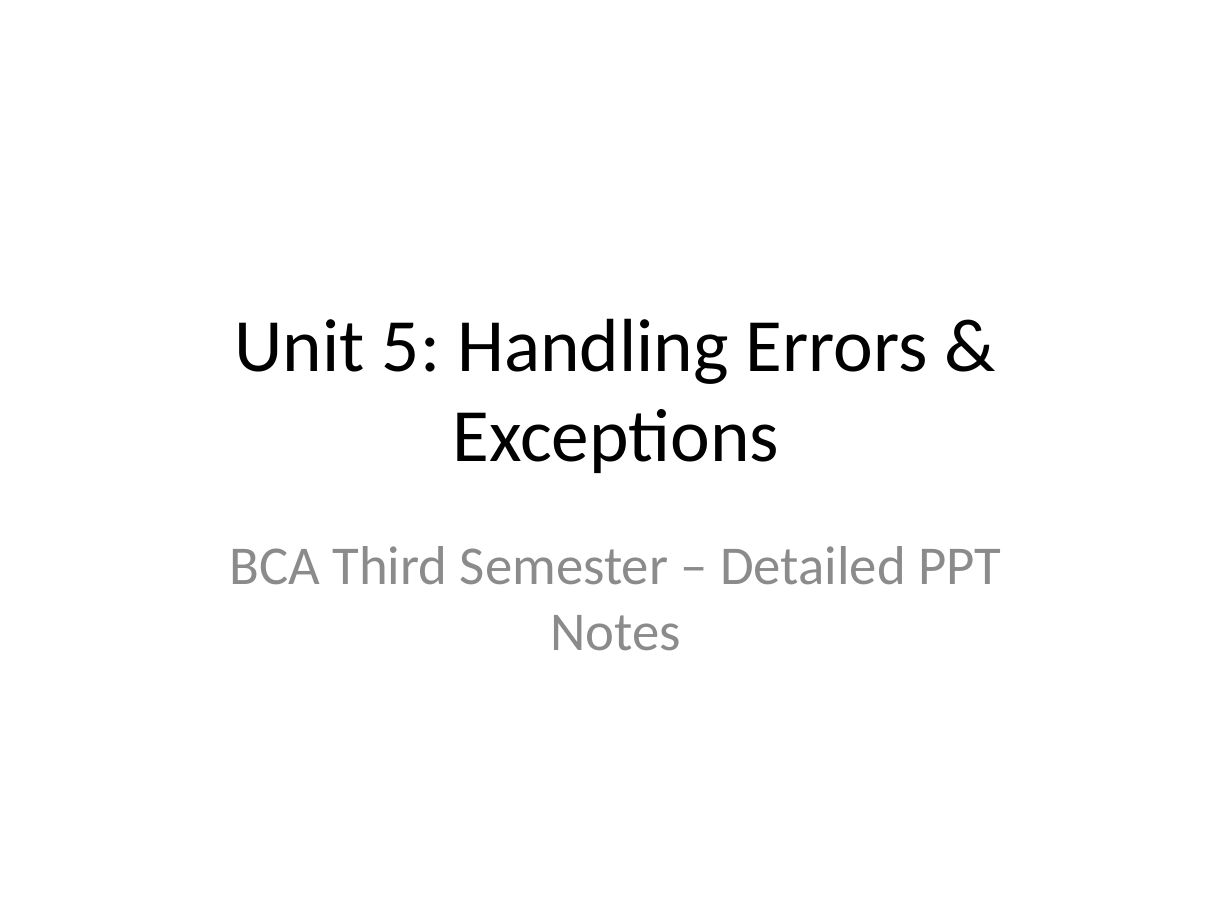
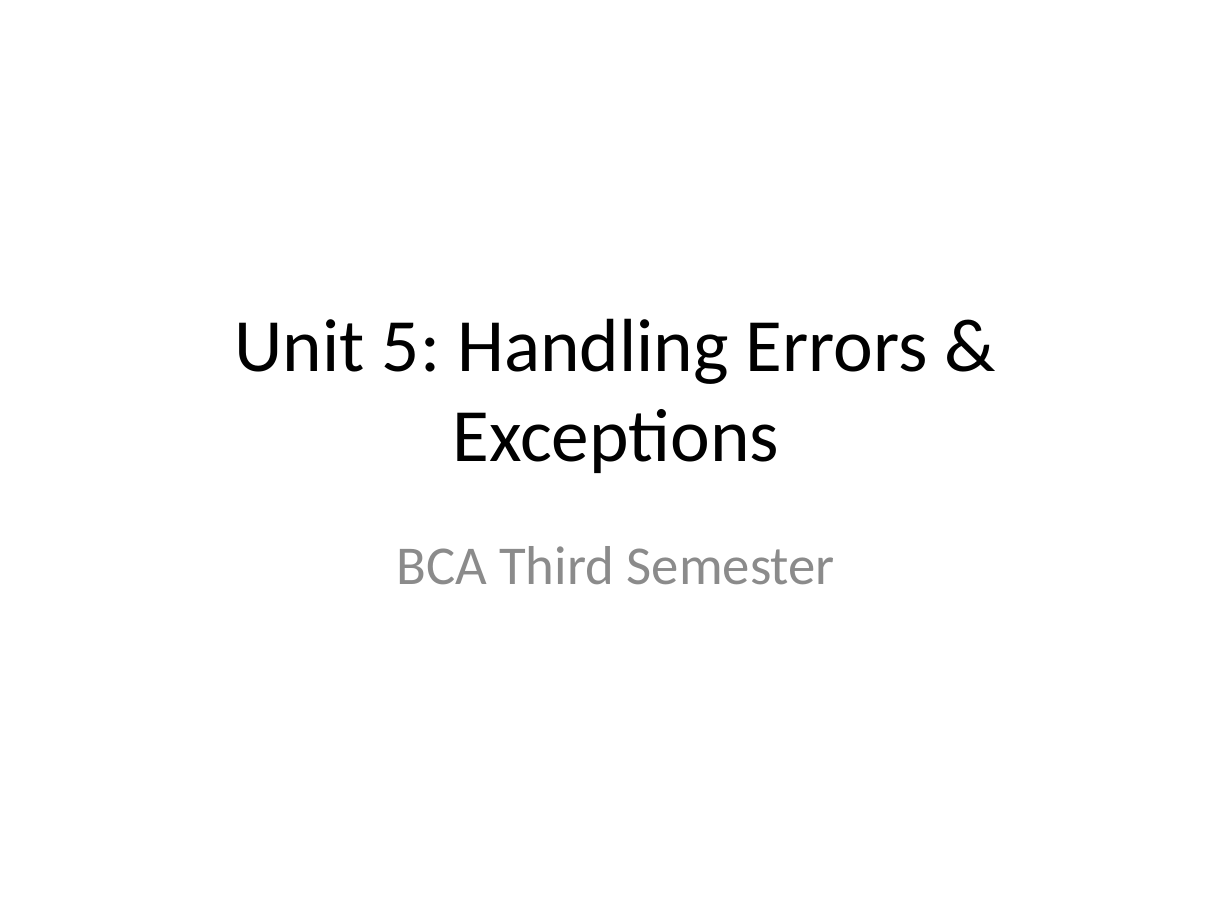
Before and after one commit to prasea2018/oop-in-java, a slide deck: slide 1 of Slides/Unit5_Exceptions.pptx. Drawn at 1232x924 pixels with LibreOffice and Linux fonts; fonts in the diff are those of the drawing. Boxes give left, top, right and bottom in pixels: in the first picture for what was removed or moved away, otherwise in the second. Text is boxed around its words. In the diff, an @@ line names an element or a change of style, - is before the commit and + after.

```diff
--- a/Slides/Unit5_Exceptions.pptx
+++ b/Slides/Unit5_Exceptions.pptx
@@ subtitle at box(396, 546, 835, 585): text changed @@
-BCA Third Semester – Detailed PPT Notes
+BCA Third Semester
```
Also in this commit, not shown: 5 other slides changed, 5 other files.
